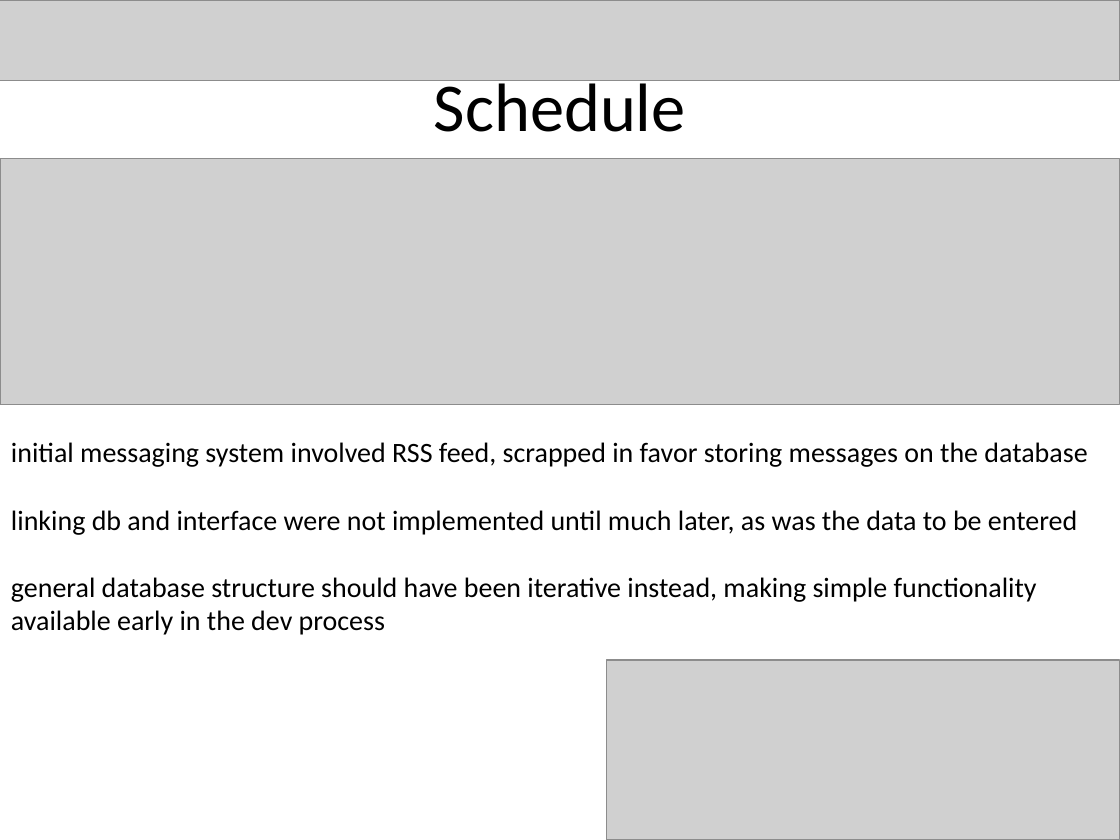
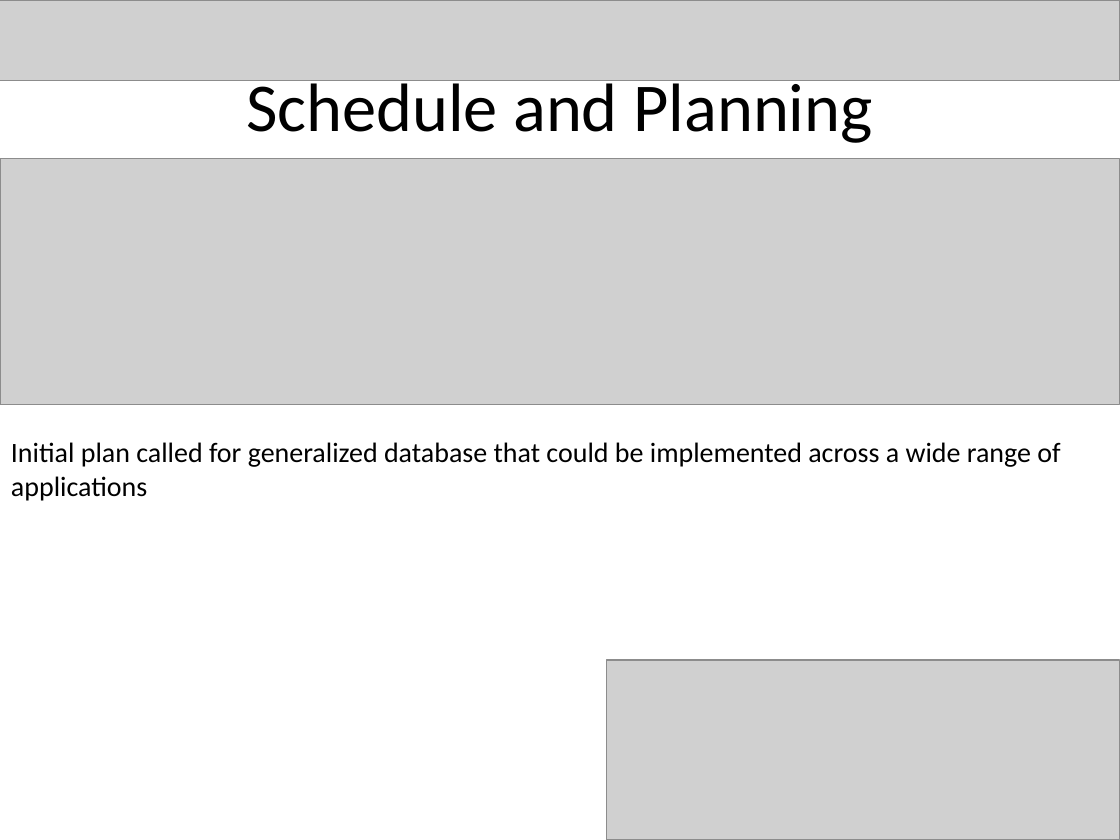
Before and after one commit to bjarratt/csce431-team1, a slide deck: slide 8 of FinalPres.pptx. Drawn at 1120x840 pixels with LibreOffice and Linux fonts; fonts in the diff are those of the drawing; grey boxes stand for pictures. Boxes give left, top, right and bottom in pixels: in the first picture for what was removed or moved away, otherwise in the second. Text is boxed around its words. In the diff, an @@ line names an element or a change of style, - is before the commit and + after.

```diff
--- a/FinalPres.pptx
+++ b/FinalPres.pptx
@@ title at [246,74,872,143]: text changed @@
-Schedule
+Schedule and Planning
@@ text at [11,442,1060,501]: text changed @@
-initial messaging system involved RSS feed, scrapped in favor storing messages on the database
-linking db and interface were not implemented until much later, as was the data to be entered
-general database structure should have been iterative instead, making simple functionality available early in the dev process
+Initial plan called for generalized database that could be implemented across a wide range of applications
```
Also in this commit, not shown: 1 other slide changed, 3 slides added, 1 slide removed.
